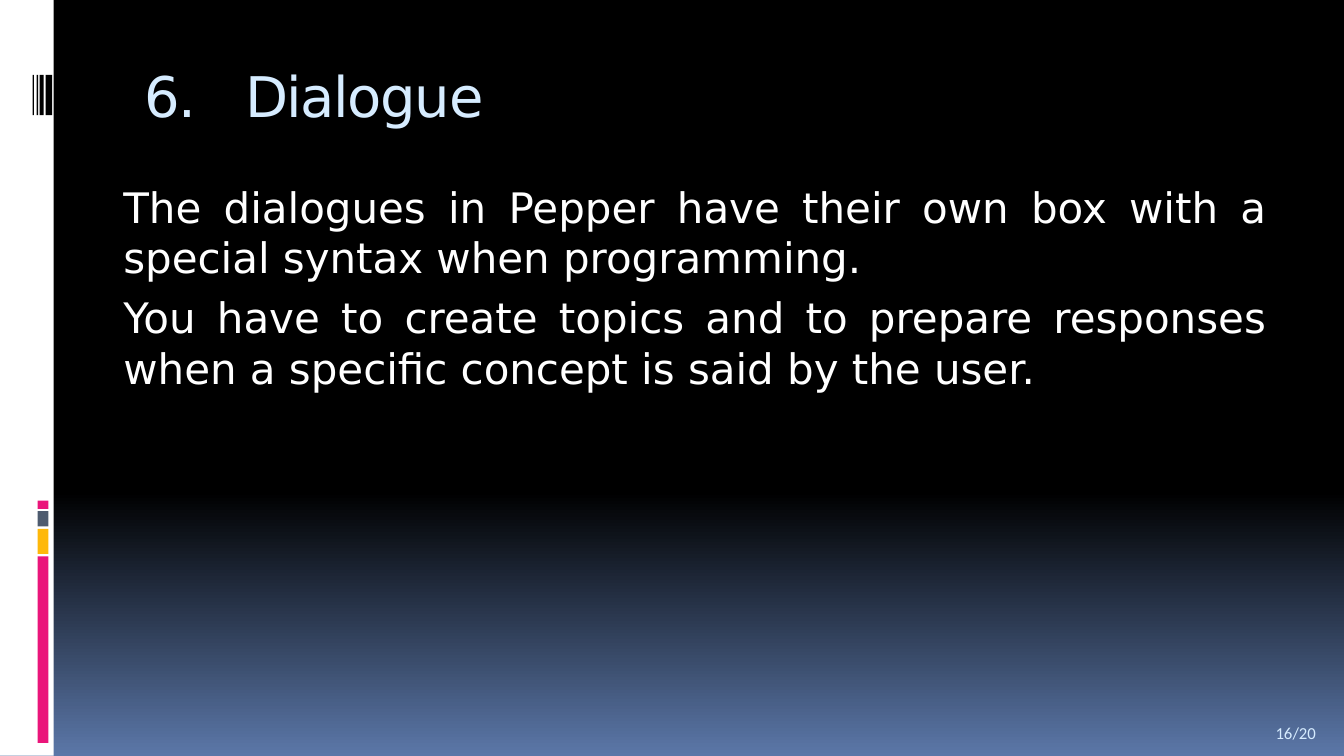
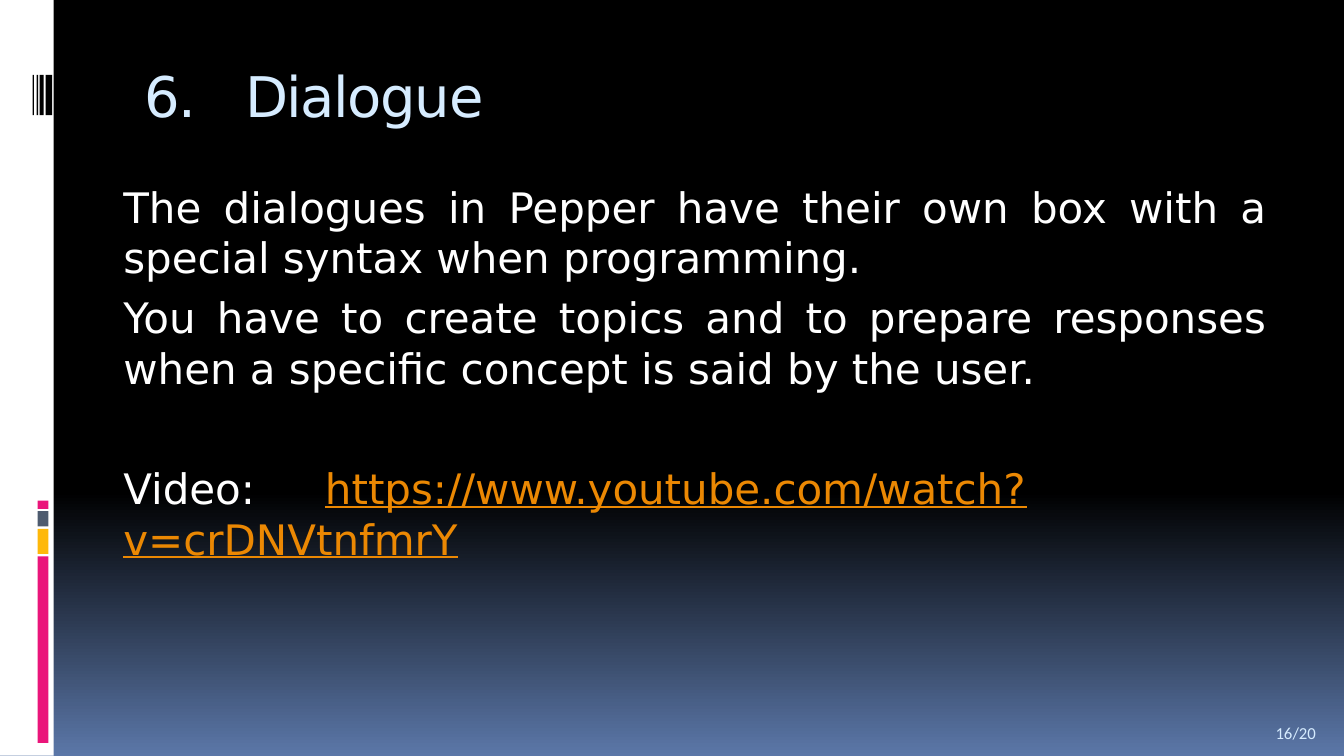
Before and after one commit to zorniffler/Pepper-behaviors, a slide deck: slide 19 of DOCS/Presentation/Final.ppsx (slide 18 before the commit). Drawn at 1344x756 pixels with LibreOffice and Linux fonts; fonts in the diff are those of the drawing. Boxes give left, top, right and bottom in pixels: in the first picture for what was removed or moved away, otherwise in the second. Text is boxed around its words. In the diff, an @@ line names an element or a change of style, - is before the commit and + after.

Commit message:
Added video urls.

```diff
--- a/DOCS/Presentation/Final.ppsx
+++ b/DOCS/Presentation/Final.ppsx
@@ text at <box>123,472,1026,558</box>: paragraph added @@
+Video: https://www.youtube.com/watch?v=crDNVtnfmrY
```
Also in this commit, not shown: 2 other slides changed, 1 slide added, 1 other file.
